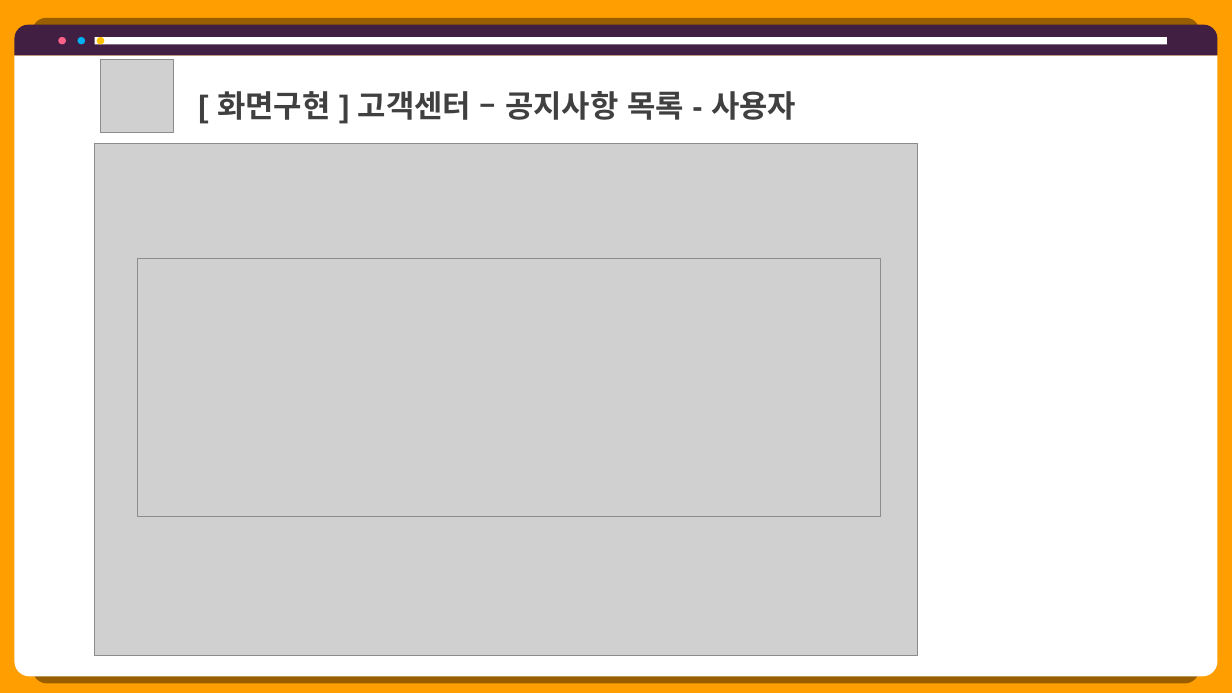
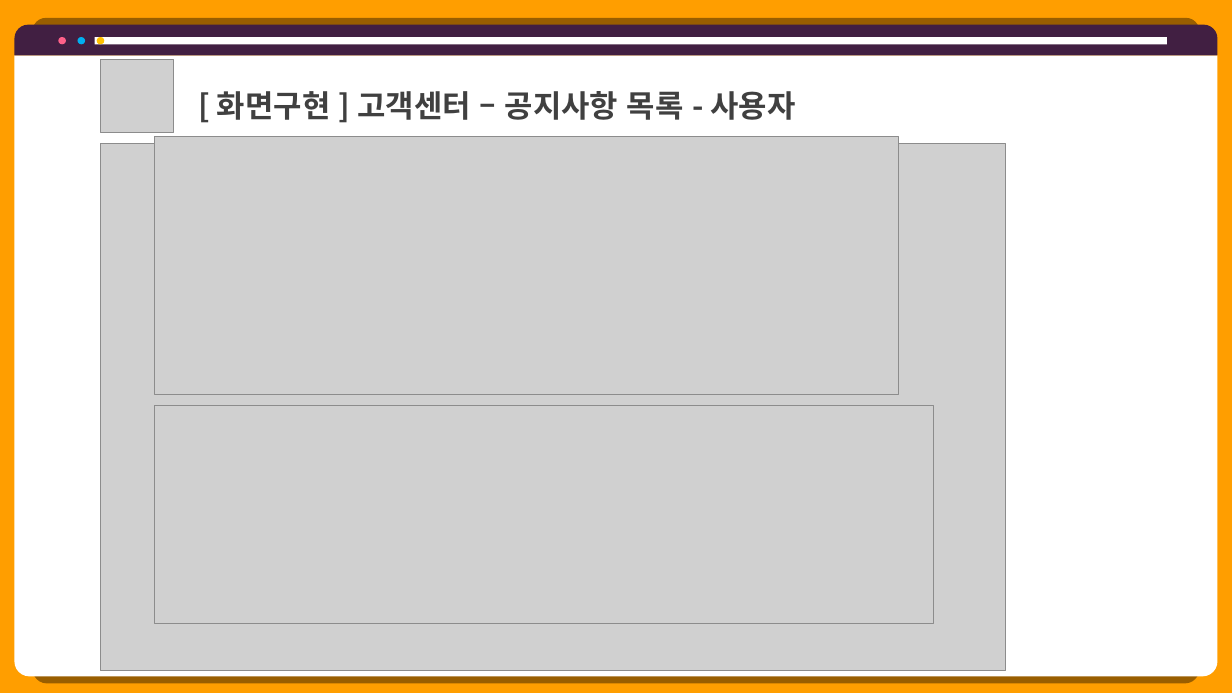
Before and after one commit to hhsw07/ezen-academy-projects, a slide deck: slide 4 of 0 발표용 파워포인트/project06 - 파워포인트 종합 - 송우.pptx. Drawn at 1232x693 pixels with LibreOffice and Linux fonts; fonts in the diff are those of the drawing; grey boxes stand for pictures. Boxes give left, top, right and bottom in pixels: in the first picture for what was removed or moved away, otherwise in the second. Text is boxed around its words. In the diff, an @@ line names an element or a change of style, - is before the commit and + after.

```diff
--- a/0 발표용 파워포인트/project06 - 파워포인트 종합 - 송우.pptx
+++ b/0 발표용 파워포인트/project06 - 파워포인트 종합 - 송우.pptx
@@ text "[ 화면구현 ] 고객센터 – ..." at <box>217,91,795,120</box>: font Arial to Noto Sans CJK KR @@
@@ picture: place and size @@
-picture at <box>94,143,918,655</box>
+picture at <box>101,143,1006,671</box>
@@ picture: place and size @@
-picture at <box>137,259,881,517</box>
+picture at <box>154,137,898,395</box>
@@ picture added at <box>154,406,934,624</box> @@
```
Also in this commit, not shown: 12 other slides changed, 5 slides added, 12 other files.
